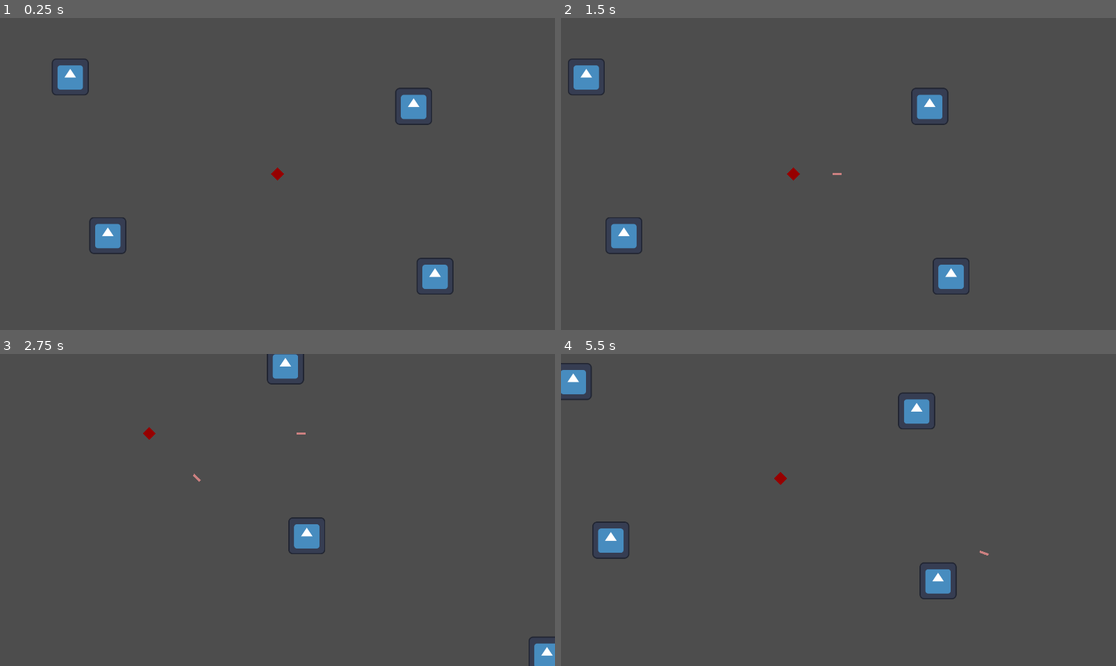
Above: before the commit, frames 1-4 (two rows, left to right).
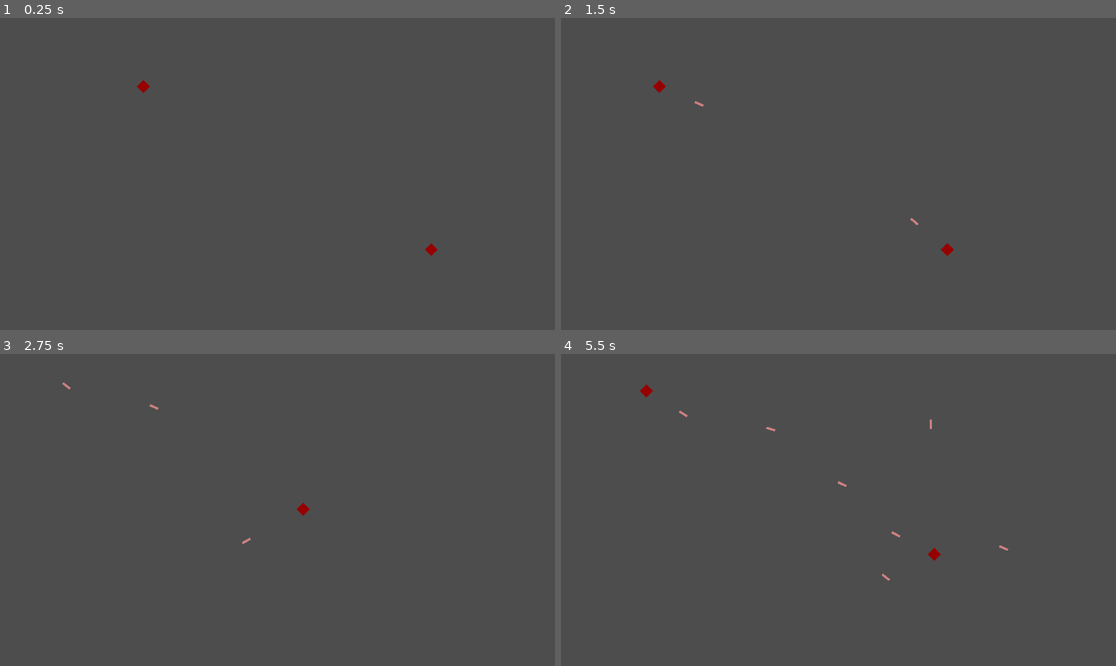
Above: after the commit, the same moments.

Repository: SytonK/DodgeMaster
Game: Godot game, scene res://src/levels/sandbox/sandbox.tscn
The game is run twice, just before and just after one commit, with the same random seed, the same clock (stepped at 60 frames per second) and the same inputs. The engine's default icon, where the game draws it, is replaced by a stand-in: a white triangle on a blue panel in a dark square.
Inputs:
- Up to frame 1 (0.25 s): no input
- Up to frame 2 (1.5 s): tap Enter at 0.5 s; hold Right (move_right) 0.53-1.28 s; hold Down (move_down) from 1.28 s (still down)
- Up to frame 3 (2.75 s): release Down (move_down) at 2.03 s; hold Right (move_right) from 2.03 s (still down)
- Up to frame 4 (5.5 s): release Right (move_right) at 2.78 s; hold Up (move_up) 2.78-3.53 s; hold Left (move_left) 3.53-5.03 s; hold Down (move_down) from 5.03 s (still down)

The runs differ from the first frame. In frame 1, 2.1% of the frame differs, in the area x 9-82%, y 12-89%; in frame 2, 2.1%; in frame 3, 1.4%; in frame 4, 2.1%, in the area x 0-81%, y 2-79%.

Commit message:
TargetPlayerTower2/fix direction

Diff:
--- a/src/enemies/towers/target player tower/target_player_tower.gd
+++ b/src/enemies/towers/target player tower/target_player_tower.gd
@@ -8,7 +8,7 @@
 
 
 func _on_spawner_scene_spawned(projectile: Projectile) -> void:
-	projectile.direction = Globals.player_ref.position - projectile.position
+	projectile.direction = Globals.player_ref.position - global_position
 	projectile.rotation = projectile.direction.angle()
 	projectile.speed = projectile_speed
 	projectile.modulate = Color(0.8,
--- a/src/levels/sandbox/sandbox.tscn
+++ b/src/levels/sandbox/sandbox.tscn
@@ -1,8 +1,7 @@
-[gd_scene load_steps=5 format=3 uid="uid://ts75na1sexux"]
+[gd_scene load_steps=4 format=3 uid="uid://ts75na1sexux"]
 
 [ext_resource type="TileSet" uid="uid://c21s16q86co5l" path="res://src/levels/tilemap.tres" id="1_jik7w"]
 [ext_resource type="PackedScene" uid="uid://ckbasmycborlx" path="res://src/player/player.tscn" id="2_an105"]
-[ext_resource type="Texture2D" uid="uid://dy4sumggi2mhb" path="res://icon.svg" id="3_mhf3h"]
 [ext_resource type="PackedScene" uid="uid://544n3vs8058" path="res://src/enemies/towers/target player tower/target_player_tower.tscn" id="4_llhi8"]
 
 [node name="Sandbox" type="Node2D"]
@@ -14,36 +13,8 @@
 
 [node name="Player" parent="." instance=ExtResource("2_an105")]
 
-[node name="Icon" type="Sprite2D" parent="."]
-position = Vector2(-587, 213)
-texture = ExtResource("3_mhf3h")
+[node name="TargetPlayerTower" parent="." instance=ExtResource("4_llhi8")]
+position = Vector2(-464, -303)
 
-[node name="Icon2" type="Sprite2D" parent="."]
-position = Vector2(471, -234)
-texture = ExtResource("3_mhf3h")
-
-[node name="Icon3" type="Sprite2D" parent="."]
-position = Vector2(-717, -336)
-texture = ExtResource("3_mhf3h")
-
-[node name="Icon4" type="Sprite2D" parent="."]
-position = Vector2(545, 354)
-texture = ExtResource("3_mhf3h")
-
-[node name="Icon5" type="Sprite2D" parent="."]
-position = Vector2(-1384, 688)
-texture = ExtResource("3_mhf3h")
-
-[node name="Icon6" type="Sprite2D" parent="."]
-position = Vector2(-1469, -602)
-texture = ExtResource("3_mhf3h")
-
-[node name="Icon7" type="Sprite2D" parent="."]
-position = Vector2(1376, 767)
-texture = ExtResource("3_mhf3h")
-
-[node name="Icon8" type="Sprite2D" parent="."]
-position = Vector2(1467, -738)
-texture = ExtResource("3_mhf3h")
-
-[node name="TargetPlayerTower" parent="." instance=ExtResource("4_llhi8")]
+[node name="TargetPlayerTower2" parent="." instance=ExtResource("4_llhi8")]
+position = Vector2(532, 262)
